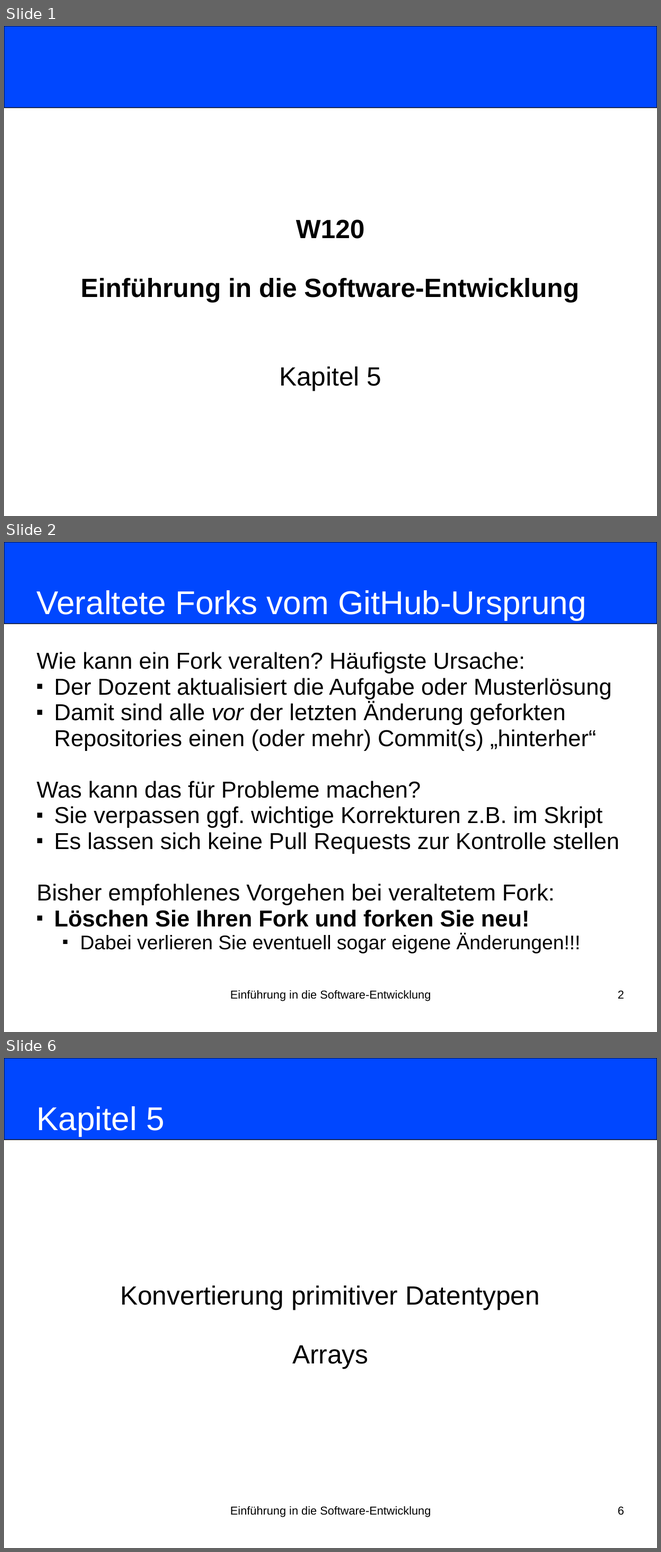
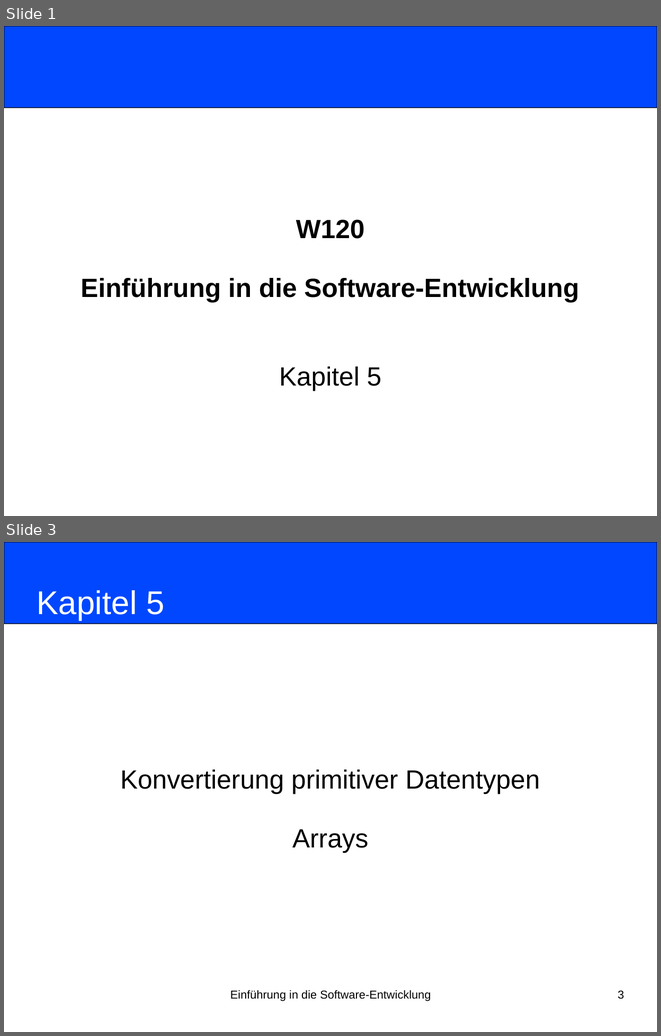
Before and after one commit to nordakademie-einfuehrung-java/vorlesungsskript, a slide deck: folien/Semester_03_Termin_06_Kapitel05.pptx. Shown one above the other, each under a label of ours: slides 1, 2 and 6 before the commit, slides 1 and 3 after it; the slides between them are not shown. The pictures are 661x1552 and 661x1036 pixels, drawn with LibreOffice and Linux fonts; fonts in the diff are those of the drawing. Boxes give left, top, right and bottom in pixels: in the first picture for what was removed or moved away, otherwise in the second. Text is boxed around its words. In the diff, an @@ line names an element or a change of style, - is before the commit and + after.

Commit message:
Switched git-cli intro with re-fork

```diff
--- a/folien/Semester_03_Termin_06_Kapitel05.pptx
+++ b/folien/Semester_03_Termin_06_Kapitel05.pptx
@@ slide 2 removed at bbox=[4, 542, 657, 1032], background #FFFFFF @@
@@ rounded rectangle removed at bbox=[4, 542, 657, 624] @@
@@ title removed at bbox=[37, 590, 586, 620] @@
-Veraltete Forks vom GitHub-Ursprung
@@ subtitle removed at bbox=[37, 652, 620, 953] @@
-Wie kann ein Fork veralten? Häufigste Ursache:
-■ Der Dozent aktualisiert die Aufgabe oder Musterlösung
-■ Damit sind alle vor der letzten Änderung geforkten Repositories einen (oder mehr) Commit(s) „hinterher“
-Was kann das für Probleme machen?
-■ Sie verpassen ggf. wichtige Korrekturen z.B. im Skript
-■ Es lassen sich keine Pull Requests zur Kontrolle stellen
-Bisher empfohlenes Vorgehen bei veraltetem Fork:
-■ Löschen Sie Ihren Fork und forken Sie neu!
-    ■ Dabei verlieren Sie eventuell sogar eigene Änderungen!!!
@@ text removed at bbox=[230, 990, 431, 1000] @@
-Einführung in die Software-Entwicklung
@@ page number removed at bbox=[618, 990, 624, 998] @@
-2
@@ what was slide 6 is now slide 3 @@
@@ page number at bbox=[618, 990, 624, 999]: text changed @@
-6
+3
```
Also in this commit, not shown: 1 slide added, 3 other slides removed, 1 other file.
